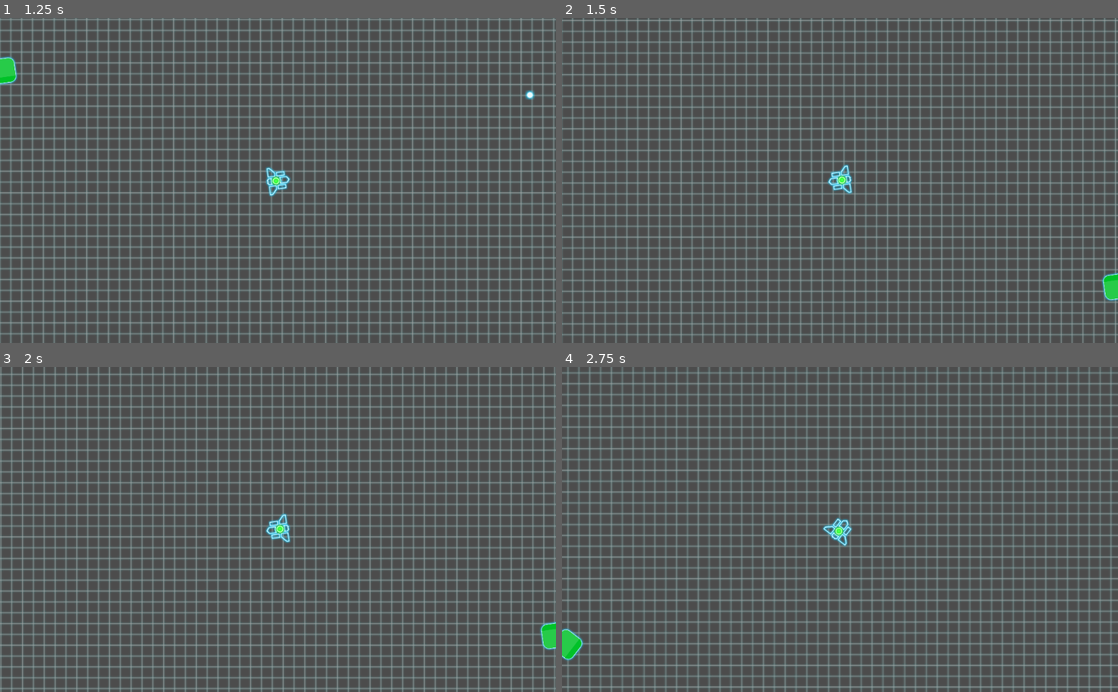
Above: before the commit, frames 1-4 (two rows, left to right).
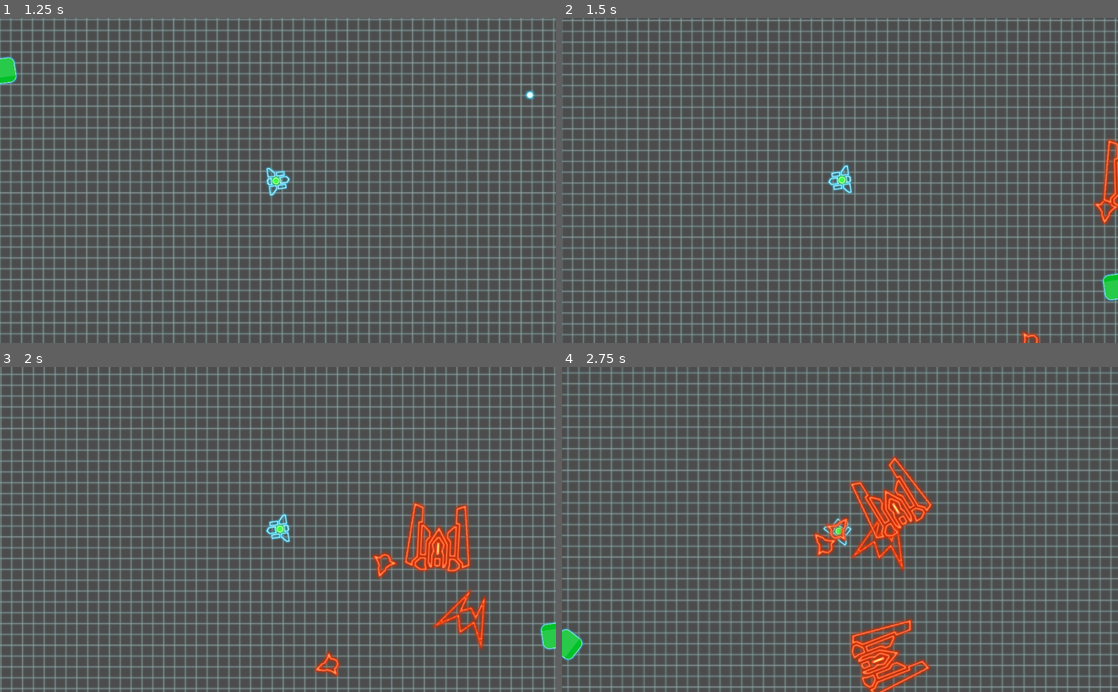
Above: after the commit, the same moments.

Repository: lowa1234/1864246_jpbourassa_final
Game: Godot game, scene res://Scenes/Zone 1.tscn
Two runs of this game, one before a commit and one after it. Both use one fixed random seed, a clock stepped at 60 frames per second and the inputs below.
Inputs (mouse positions are in pixels of both pictures, inside the frame that each line leads up to):
- Up to frame 1 (1.25 s): tap Enter (ui_accept) at 0.5, 0.77 s; move the mouse to (400, 164) at 0.52 s; hold Right (ui_right) from 0.53 s (still down)
- Up to frame 2 (1.5 s): move the mouse to (728, 196) at 1.27 s; release Right (ui_right) at 1.28 s; hold Down (ui_down) from 1.28 s (still down)
- Up to frame 3 (2 s): keep holding Down (ui_down); tap Enter (ui_accept) at 1.52 s
- Up to frame 4 (2.75 s): move the mouse to (895, 458) at 2.02 s; release Down (ui_down) at 2.03 s; hold Right (ui_right) from 2.03 s (still down)

Frame 1 is identical in both runs. In frame 2, 0.7% of the frame differs, in the area x 82-100%, y 37-100%; in frame 3, 2.9%; in frame 4, 4.4%, in the area x 45-67%, y 27-100%.

Commit message:
Mouvement ennemis

Diff:
--- a/Scenes/Autre.tscn
+++ b/Scenes/Autre.tscn
@@ -3,18 +3,28 @@
 [ext_resource path="res://Assets/Art Pack/Enemy_2_Neon.png" type="Texture" id=1]
 [ext_resource path="res://Scripts/Autre.gd" type="Script" id=2]
 
-[node name="Autre" type="RigidBody2D"]
+[node name="Autre" type="KinematicBody2D"]
 script = ExtResource( 2 )
 
 [node name="Sprite" type="Sprite" parent="."]
 texture = ExtResource( 1 )
 
 [node name="CollisionPolygon2D" type="CollisionPolygon2D" parent="."]
+position = Vector2( -0.201166, -0.334886 )
+scale = Vector2( 0.958948, 0.801646 )
 polygon = PoolVector2Array( -49.1021, -46.5874, -16.2701, -10.6686, -0.275055, -36.7659, 15.4394, -10.6686, 47.4296, -45.1843, 15.1588, 44.6126, 14.0363, 7.01015, 0.286179, 17.9541, -13.7446, 7.29076, -13.7446, 44.8932 )
+disabled = true
 
 [node name="VisibilityNotifier2D" type="VisibilityNotifier2D" parent="."]
 
 [node name="Canon" type="Position2D" parent="."]
 position = Vector2( 0.331451, 44.6878 )
-[connection signal="body_entered" from="." to="." method="_on_Autre_body_entered"]
+
+[node name="Area2D" type="Area2D" parent="."]
+
+[node name="CollisionPolygon2D2" type="CollisionPolygon2D" parent="Area2D"]
+position = Vector2( -0.444557, -0.114716 )
+scale = Vector2( 1.06698, 1.06156 )
+polygon = PoolVector2Array( -49.1021, -46.5874, -16.2701, -10.6686, -0.275055, -36.7659, 15.4394, -10.6686, 47.4296, -45.1843, 15.1588, 44.6126, 14.0363, 7.01015, 0.286179, 17.9541, -13.7446, 7.29076, -13.7446, 44.8932 )
 [connection signal="viewport_entered" from="VisibilityNotifier2D" to="." method="_on_VisibilityNotifier2D_viewport_entered"]
+[connection signal="body_entered" from="Area2D" to="." method="_on_Area2D_body_entered"]
--- a/Scenes/Gros.tscn
+++ b/Scenes/Gros.tscn
@@ -3,18 +3,29 @@
 [ext_resource path="res://Assets/Art Pack/Enemy_3_Neon.png" type="Texture" id=1]
 [ext_resource path="res://Scripts/Gros.gd" type="Script" id=2]
 
-[node name="Gros" type="RigidBody2D"]
+[node name="Gros" type="KinematicBody2D"]
 script = ExtResource( 2 )
 
 [node name="Sprite" type="Sprite" parent="."]
 texture = ExtResource( 1 )
 
 [node name="CollisionPolygon2D" type="CollisionPolygon2D" parent="."]
-polygon = PoolVector2Array( -59.8074, -48.2019, -47.1264, 61.9224, -29.7735, 54.5808, -29.4398, 22.8784, -15.0902, 10.1974, -5.74635, 10.1974, -0.0732727, 20.5424, 6.60092, 9.52997, 14.9437, 9.86368, 29.2932, 24.5469, 30.2943, 54.9145, 47.3135, 61.255, 59.3271, -49.203, 40.6393, -55.5435, 32.964, -61.884, 18.9482, -60.8828, 9.2706, -56.5446, -9.75087, -56.2109, -19.0947, -61.5503, -32.7769, -61.5503, -41.787, -55.2098 )
+position = Vector2( -0.397762, -9.35854 )
+scale = Vector2( 0.89641, 0.693668 )
+polygon = PoolVector2Array( -59.8074, -48.2019, -55.1192, -7.48865, -47.1264, 61.9224, -29.7735, 54.5808, -29.4398, 22.8784, -15.0902, 10.1974, -5.74635, 10.1974, -0.0732727, 20.5424, 6.60092, 9.52997, 14.9437, 9.86368, 29.2932, 24.5469, 30.2943, 54.9145, 47.3135, 61.255, 59.3271, -49.203, 40.6393, -55.5435, 32.964, -61.884, 18.9482, -60.8828, 9.2706, -56.5446, -9.75087, -56.2109, -19.0947, -61.5503, -32.7769, -61.5503, -41.787, -55.2098 )
+disabled = true
 
 [node name="VisibilityNotifier2D" type="VisibilityNotifier2D" parent="."]
 
 [node name="Canon" type="Position2D" parent="."]
 position = Vector2( -0.168564, 56.7526 )
-[connection signal="body_entered" from="." to="." method="_on_Gros_body_entered"]
+
+[node name="Area2D" type="Area2D" parent="."]
+
+[node name="CollisionPolygon2D2" type="CollisionPolygon2D" parent="Area2D"]
+position = Vector2( -0.99119, -1.75073 )
+scale = Vector2( 1.03672, 1.03786 )
+polygon = PoolVector2Array( -59.8074, -48.2019, -47.1264, 61.9224, -29.7735, 54.5808, -29.4398, 22.8784, -15.0902, 10.1974, -5.74635, 10.1974, -0.0732727, 20.5424, 6.60092, 9.52997, 14.9437, 9.86368, 29.2932, 24.5469, 30.2943, 54.9145, 47.3135, 61.255, 59.3271, -49.203, 40.6393, -55.5435, 32.964, -61.884, 18.9482, -60.8828, 9.2706, -56.5446, -9.75087, -56.2109, -19.0947, -61.5503, -32.7769, -61.5503, -41.787, -55.2098 )
+one_way_collision_margin = 0.0
 [connection signal="viewport_entered" from="VisibilityNotifier2D" to="." method="_on_VisibilityNotifier2D_viewport_entered"]
+[connection signal="body_entered" from="Area2D" to="." method="_on_Area2D_body_entered"]
--- /dev/null
+++ b/Scenes/Level.tscn
@@ -0,0 +1,6 @@
+[gd_scene load_steps=2 format=2]
+
+[ext_resource path="res://Scripts/Level.gd" type="Script" id=1]
+
+[node name="Level" type="Node2D"]
+script = ExtResource( 1 )
--- a/Scenes/Petit.tscn
+++ b/Scenes/Petit.tscn
@@ -3,18 +3,28 @@
 [ext_resource path="res://Assets/Art Pack/Enemy_1_Neon.png" type="Texture" id=1]
 [ext_resource path="res://Scripts/Petit.gd" type="Script" id=2]
 
-[node name="Petit" type="RigidBody2D"]
+[node name="Petit" type="KinematicBody2D"]
 script = ExtResource( 2 )
 
 [node name="Sprite" type="Sprite" parent="."]
 texture = ExtResource( 1 )
 
 [node name="CollisionPolygon2D" type="CollisionPolygon2D" parent="."]
+position = Vector2( 0.427055, 0.819245 )
+scale = Vector2( 0.888268, 0.835711 )
 polygon = PoolVector2Array( -21.5208, 8.63243, -10.9023, -0.334373, -8.77854, -3.8739, -7.5987, -11.4249, -0.519638, -2 …(190 unchanged characters)…
+disabled = true
 
 [node name="VisibilityNotifier2D" type="VisibilityNotifier2D" parent="."]
 
 [node name="Canon" type="Position2D" parent="."]
 position = Vector2( -0.503876, -24.8998 )
-[connection signal="body_entered" from="." to="." method="_on_Petit_body_entered"]
+
+[node name="Area2D" type="Area2D" parent="."]
+
+[node name="CollisionPolygon2D2" type="CollisionPolygon2D" parent="Area2D"]
+position = Vector2( 0.157618, -0.0774221 )
+scale = Vector2( 1.06271, 1.07625 )
+polygon = PoolVector2Array( -21.5208, 8.63243, -10.9023, -0.334373, -8.77854, -3.8739, -7.5987, -11.4249, -0.519638, -24.1672, 7.26733, -10.2451, 7.50329, -3.63793, 20.7175, 8.63243, 20.2456, 10.9921, 11.7507, 10.9921, 9.39104, 14.7676, 5.14361, 19.015, -3.8232, 19.251, -10.9023, 10.7562, -21.5208, 10.9921 )
 [connection signal="viewport_entered" from="VisibilityNotifier2D" to="." method="_on_VisibilityNotifier2D_viewport_entered"]
+[connection signal="body_entered" from="Area2D" to="." method="_on_Area2D_body_entered"]
--- a/Scenes/Player.tscn
+++ b/Scenes/Player.tscn
@@ -61,4 +61,13 @@
 
 [node name="Shoot" type="AudioStreamPlayer" parent="."]
 stream = ExtResource( 5 )
+
+[node name="Area2D" type="Area2D" parent="."]
+
+[node name="CollisionPolygon2D2" type="CollisionPolygon2D" parent="Area2D"]
+position = Vector2( -5.16008, 0 )
+rotation = 1.5708
+scale = Vector2( 0.75, 0.75 )
+polygon = PoolVector2Array( -10.1768, -33.8555, -27.1411, -33.2651, -27.141, -3.15888, -47.1499, 17.7187, -47.1499, 27.518, -9.6695, 26.8509, 0.92515, 32.7368, 11.0489, 26.1445, 47.5415, 25.6735, 47.2041, 17.1583, 27.4566, -2.9623, 27.0665, -33.6588, 10.4922, -34.0523, 10.4922, -40.5458, 0.157663, -48.2199, -10.3718, -39.3651 )
 [connection signal="timeout" from="Invulnerability" to="." method="_on_Invulnerability_timeout"]
+[connection signal="body_entered" from="Area2D" to="." method="_on_Area2D_body_entered"]
--- a/Scenes/Zone 1.tscn
+++ b/Scenes/Zone 1.tscn
@@ -1,7 +1,8 @@
-[gd_scene load_steps=3 format=2]
+[gd_scene load_steps=4 format=2]
 
 [ext_resource path="res://Scenes/Grid.tres" type="TileSet" id=1]
 [ext_resource path="res://Scenes/Player.tscn" type="PackedScene" id=2]
+[ext_resource path="res://Scenes/Level.tscn" type="PackedScene" id=3]
 
 [node name="Zone 1" type="Node"]
 
@@ -14,3 +15,5 @@
 
 [node name="Player" parent="." instance=ExtResource( 2 )]
 position = Vector2( -25.9215, -41.1992 )
+
+[node name="Level" parent="." instance=ExtResource( 3 )]
--- a/Scripts/Autre.gd
+++ b/Scripts/Autre.gd
@@ -1,18 +1,26 @@
-extends RigidBody2D
-
+extends KinematicBody2D
 
 export var hp = 2
 
+onready var player = get_tree().current_scene.find_node("Player")
+
+const MOVE_SPEED = 200
 
 func _ready():
 	pass # Replace with function body.
 
-func _on_Autre_body_entered(body):
+func _physics_process(delta):
+	var vec_to_player = player.global_position - global_position
+	vec_to_player = vec_to_player.normalized()
+	global_rotation = atan2(vec_to_player.y, vec_to_player.x)
+	move_and_collide(vec_to_player * MOVE_SPEED * delta)
+
+func _on_VisibilityNotifier2D_viewport_entered(viewport):
+	pass # Replace with function body.
+
+
+func _on_Area2D_body_entered(body):
 	if "Balle" in body.name:
 		hp -= 1
 	if hp == 0:
 		queue_free()
-
-
-func _on_VisibilityNotifier2D_viewport_entered(viewport):
-	pass # Replace with function body.
--- a/Scripts/BalleEnnemi.gd
+++ b/Scripts/BalleEnnemi.gd
@@ -2,7 +2,6 @@
 
 var vitesse = 1000
 var velocite = Vector2()
-
 
 
 func creer(pos,dir):
--- a/Scripts/Gros.gd
+++ b/Scripts/Gros.gd
@@ -1,17 +1,25 @@
-extends RigidBody2D
+extends KinematicBody2D
 
 export var hp = 3
+
+onready var player = get_tree().current_scene.find_node("Player")
+
+const MOVE_SPEED = 100
 
 func _ready():
 	pass # Replace with function body.
 
+func _physics_process(delta):
+	var vec_to_player = player.global_position - global_position
+	vec_to_player = vec_to_player.normalized()
+	global_rotation = atan2(vec_to_player.y, vec_to_player.x)
+	move_and_collide(vec_to_player * MOVE_SPEED * delta)
 
-func _on_Gros_body_entered(body):
+func _on_VisibilityNotifier2D_viewport_entered(viewport):
+	pass # Replace with function body.
+
+func _on_Area2D_body_entered(body):
 	if "Balle" in body.name:
 		hp -= 1
 	if hp == 0:
 		queue_free()
-
-
-func _on_VisibilityNotifier2D_viewport_entered(viewport):
-	pass # Replace with function body.
--- /dev/null
+++ b/Scripts/Level.gd
@@ -0,0 +1,33 @@
+extends Node2D
+
+
+var petit = preload("res://scenes/Petit.tscn")
+var gros = preload("res://scenes/Gros.tscn")
+var autre = preload("res://scenes/Autre.tscn")
+
+export var saferadius = 200
+
+onready var player = get_tree().current_scene.find_node("Player")
+
+# Called when the node enters the scene tree for the first time.
+func _ready():
+	pass # Replace with function body.
+
+
+# Called every frame. 'delta' is the elapsed time since the previous frame.
+func _process(delta):
+	if get_child_count() == 0:
+		var avoid = player.position
+		for i in range(5):
+			var child
+			match randi() %3:
+				0: child = petit.instance()
+				1: child = gros.instance()
+				2: child = autre.instance()
+			var where = avoid
+			while (where - avoid).length() <= saferadius:
+				where.x = rand_range(0, get_viewport().size.x)
+				where.y = rand_range(0, get_viewport().size.y)
+			child.position = where
+			add_child(child)
+	pass
--- a/Scripts/Petit.gd
+++ b/Scripts/Petit.gd
@@ -1,18 +1,25 @@
-extends RigidBody2D
+extends KinematicBody2D
 
 export var hp = 1
 
-# Called when the node enters the scene tree for the first time.
+onready var player = get_tree().current_scene.find_node("Player")
+
+const MOVE_SPEED = 200
+
 func _ready():
 	pass # Replace with function body.
 
+func _physics_process(delta):
+	var vec_to_player = player.global_position - global_position
+	vec_to_player = vec_to_player.normalized()
+	global_rotation = atan2(vec_to_player.y, vec_to_player.x)
+	move_and_collide(vec_to_player * MOVE_SPEED * delta)
 
-func _on_Petit_body_entered(body):
+func _on_VisibilityNotifier2D_viewport_entered(viewport):
+	pass # Replace with function body.
+
+func _on_Area2D_body_entered(body):
 	if "Balle" in body.name:
 		hp -= 1
 	if hp == 0:
 		queue_free()
-
-
-func _on_VisibilityNotifier2D_viewport_entered(viewport):
-	pass # Replace with function body.
--- a/Scripts/Player.gd
+++ b/Scripts/Player.gd
@@ -68,3 +68,7 @@
 
 func _on_Invulnerability_timeout():
 	$AnimatedSprite.play("default")
+
+
+func _on_Area2D_body_entered(body):
+	pass # Replace with function body.
